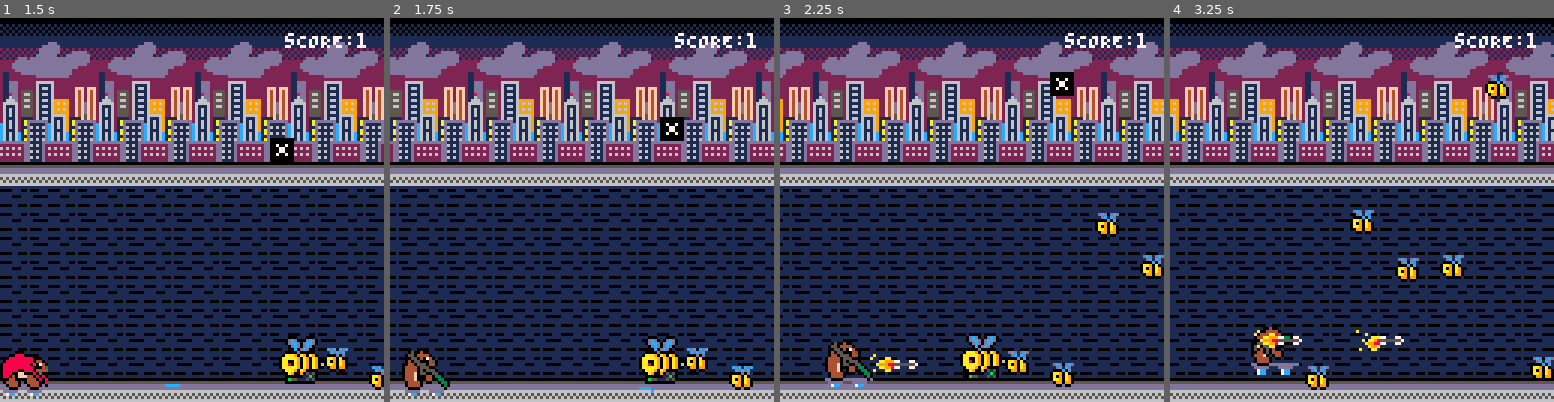
Above: before the commit, frames 1-4 (left to right).
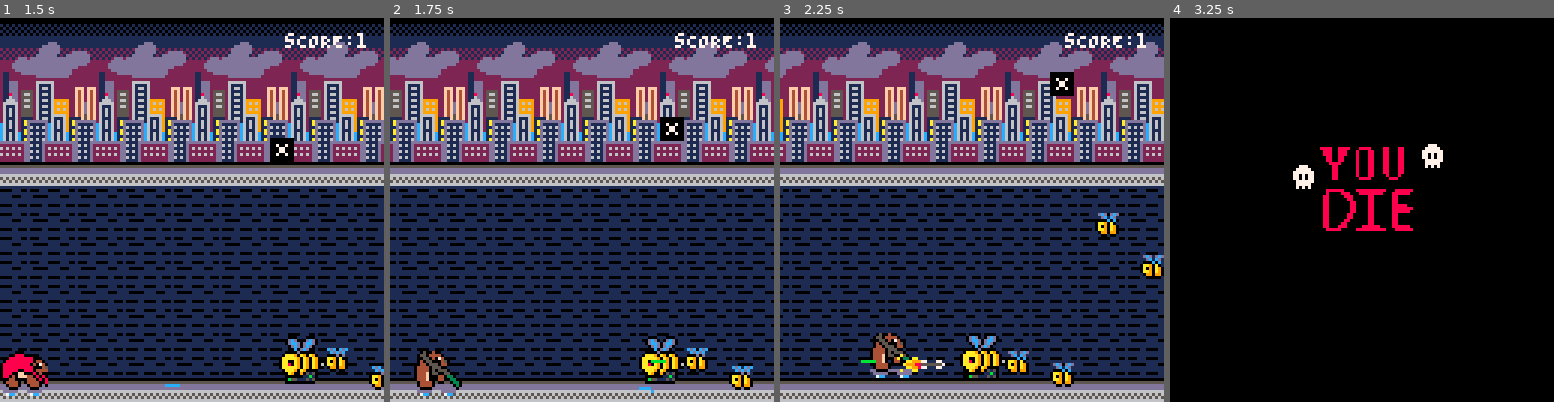
Above: after the commit, the same moments.

Repository: Chazmus/interns-hackday
Game: PICO-8 cartridge game.p8
The game is run twice, just before and just after one commit, with the same random seed, the same clock (stepped at 60 frames per second) and the same inputs.
Inputs:
- Up to frame 1 (1.5 s): tap X (X key) at 0.33, 1.07 s; tap O (Z key) at 0.7 s
- Up to frame 2 (1.75 s): hold Right from 1.6 s (still down); tap O (Z key) at 1.7 s
- Up to frame 3 (2.25 s): tap X (X key) at 1.85 s; release Right at 2.1 s; tap O (Z key) at 2.1 s; hold Up from 2.15 s (still down)
- Up to frame 4 (3.25 s): release Up at 2.42 s; hold Right 2.47-3.03 s; tap O (Z key) at 2.5, 2.9 s; tap X (X key) at 2.97 s; hold Left from 3.08 s (still down)

Frame 1 is identical in both runs. In frame 2, 1.2% of the frame differs, in the area x 3-72%, y 86-99%; in frame 3, 2.0%; in frame 4, 84%, in the area x 0-100%, y 1-100%.

Commit message:
Fixed explosions

Diff:
--- a/bees.lua
+++ b/bees.lua
@@ -14,16 +14,17 @@
             bee.sprites = {4, 6}
             bee.height = 2
             bee.width = 2
-            bee.hasLazer = false
-        bee.deathsprites = {80, 96, 112}
+            bee.hasLazer = true
+            bee.deathsprites = {103, 105, 107}
         else
             bee.sprite = 1
             bee.sprites = {1, 2}
             bee.height = 1
             bee.width = 1
             bee.hasLazer = false
-        bee.deathsprites = {103, 105, 107}
+            bee.deathsprites = {80, 96, 112}
         end
+
         add(bees, bee)
     end
 end
@@ -34,11 +35,12 @@
 end
 
 function move_bee(bee)
+    bee.tick += 1
+
     if bee.alive then
         if (bee.x < -tile_width) then
             del(bees, bee)
         else
-            bee.tick += 1
             bee.x -= 1.5
         end
 
@@ -48,8 +50,8 @@
             bee.y += 1
         end
 
-        if(bee.hasLazer and (bee.tick % 60) == 0) then
-            fire_lazer(bee, -90, -4, 11)
+        if(bee.hasLazer and (bee.tick % 30) == 0) then
+            fire_lazer(bee, -90, 4, 11)
         end
     else
         if bee.sprite == bee.deathsprites[2] then
@@ -74,16 +76,16 @@
         end
     end
 
-    if (bee.alive == false) then
-        if (bee.sprite == bee.deathsprites[0]) then
-            bee.sprite = bee.deathsprites[1]
-        elseif (bee.sprite == bee.deathsprites[1]) then
-            bee.sprite = bee.deathsprites[2]
+    if ((bee.tick % 5) == 0) then
+        if (bee.alive == false) then
+            if (bee.sprite == bee.deathsprites[1]) then
+                bee.sprite = bee.deathsprites[2]
+            elseif (bee.sprite == bee.deathsprites[2]) then
+                bee.sprite = bee.deathsprites[3]
+            else
+                bee.sprite = bee.deathsprites[1]
+            end
         else
-            bee.sprite = bee.deathsprites[0]
-        end
-    else
-        if ((bee.tick % 5) == 0) then
             if bee.sprite == 1 then
                 bee.sprite = bee.sprites[1]
             else
--- a/lazer.lua
+++ b/lazer.lua
@@ -32,7 +32,7 @@
         pset(lazer.x, lazer.y , lazer.colour)
         for i=0,4 do
             local offset = getOffset(i, lazer.angle)
-            pset(lazer.x - offset.x, lazer.y - offset.y, 12)
+            pset(lazer.x - offset.x, lazer.y - offset.y, lazer.colour)
         end
     end
 end
--- a/user.lua
+++ b/user.lua
@@ -46,7 +46,7 @@
     player.width=2
     player.x=0
     player.y=127-(player.height*8)
-    player.speed = 1
+    player.speed = 2
     player.weapons = {
         rocket = {},
         lazer = {
